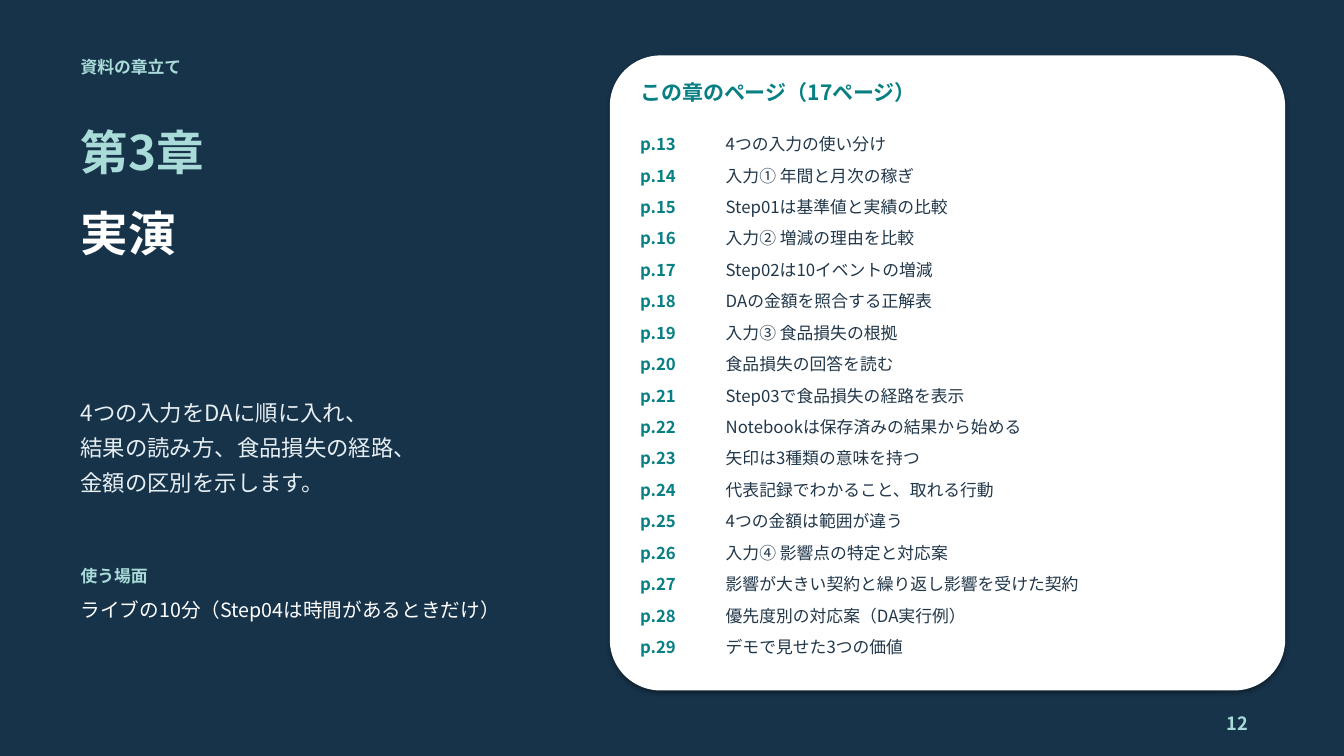
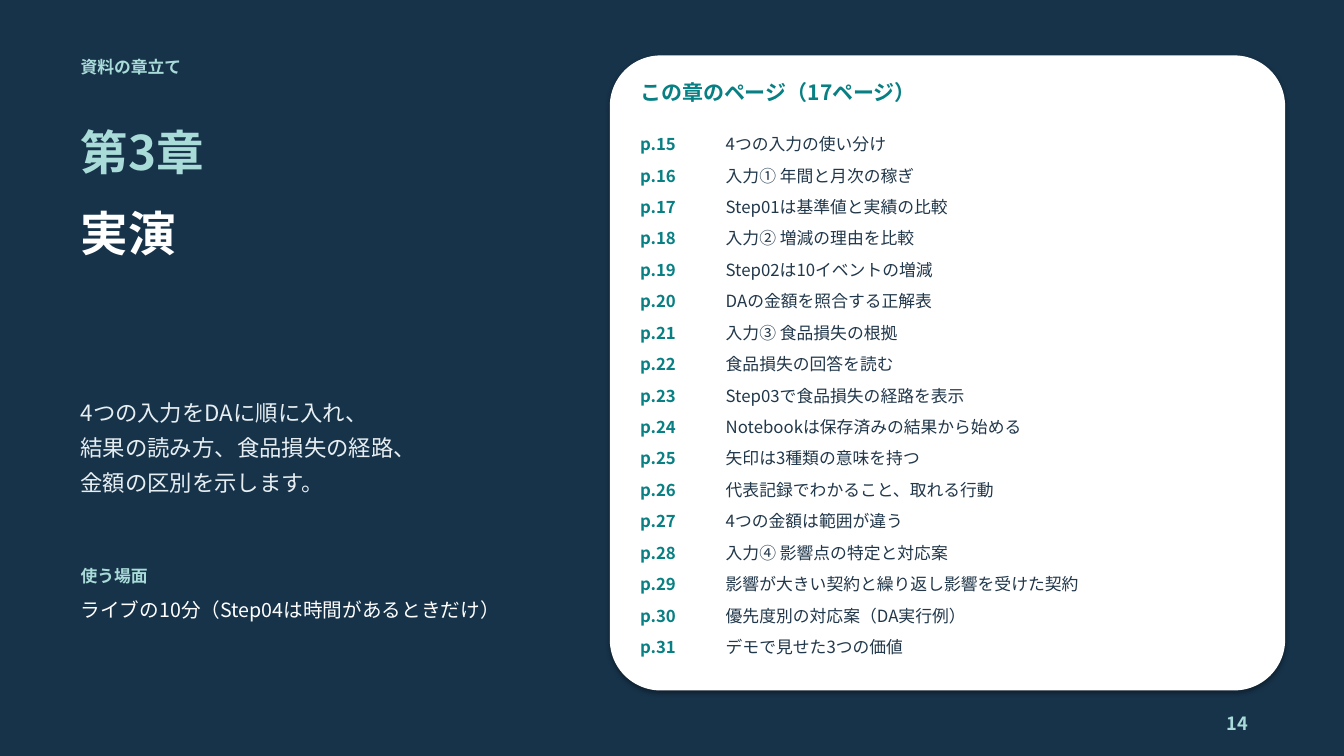
Before and after one commit to c-nova/FabricOntology_Trading, a slide deck: slide 14 of decks/TradingOntology_Demo_Presenter_Guide_JA.pptx (slide 12 before the commit). Drawn at 1344x756 pixels with LibreOffice and Linux fonts; fonts in the diff are those of the drawing. Boxes give left, top, right and bottom in pixels: in the first picture for what was removed or moved away, otherwise in the second. Text is boxed around its words. In the diff, an @@ line names an element or a change of style, - is before the commit and + after.

```diff
--- a/decks/TradingOntology_Demo_Presenter_Guide_JA.pptx
+++ b/decks/TradingOntology_Demo_Presenter_Guide_JA.pptx
@@ text at (640,138,676,154): text changed @@
-p.13
+p.15
@@ text at (640,169,676,186): text changed @@
-p.14
+p.16
@@ text at (640,201,676,217): text changed @@
-p.15
+p.17
@@ text at (640,263,676,280): text changed @@
-p.17
+p.19
@@ text at (640,294,676,311): text changed @@
-p.18
+p.20
@@ text at (640,326,676,343): text changed @@
-p.19
+p.21
@@ text at (640,357,676,374): text changed @@
-p.20
+p.22
@@ text at (640,389,676,406): text changed @@
-p.21
+p.23
@@ text at (640,420,676,437): text changed @@
-p.22
+p.24
@@ text at (640,451,676,468): text changed @@
-p.23
+p.25
@@ text at (640,483,676,500): text changed @@
-p.24
+p.26
@@ text at (640,514,676,531): text changed @@
-p.25
+p.27
@@ text at (640,577,676,594): text changed @@
-p.27
+p.29
@@ text at (640,609,676,626): text changed @@
-p.28
+p.30
@@ text at (640,640,676,657): text changed @@
-p.29
+p.31
@@ text at (1227,716,1248,730): text changed @@
-12
+14
```
Also in this commit, not shown: 52 other slides changed, 2 slides added, 4 other files.
